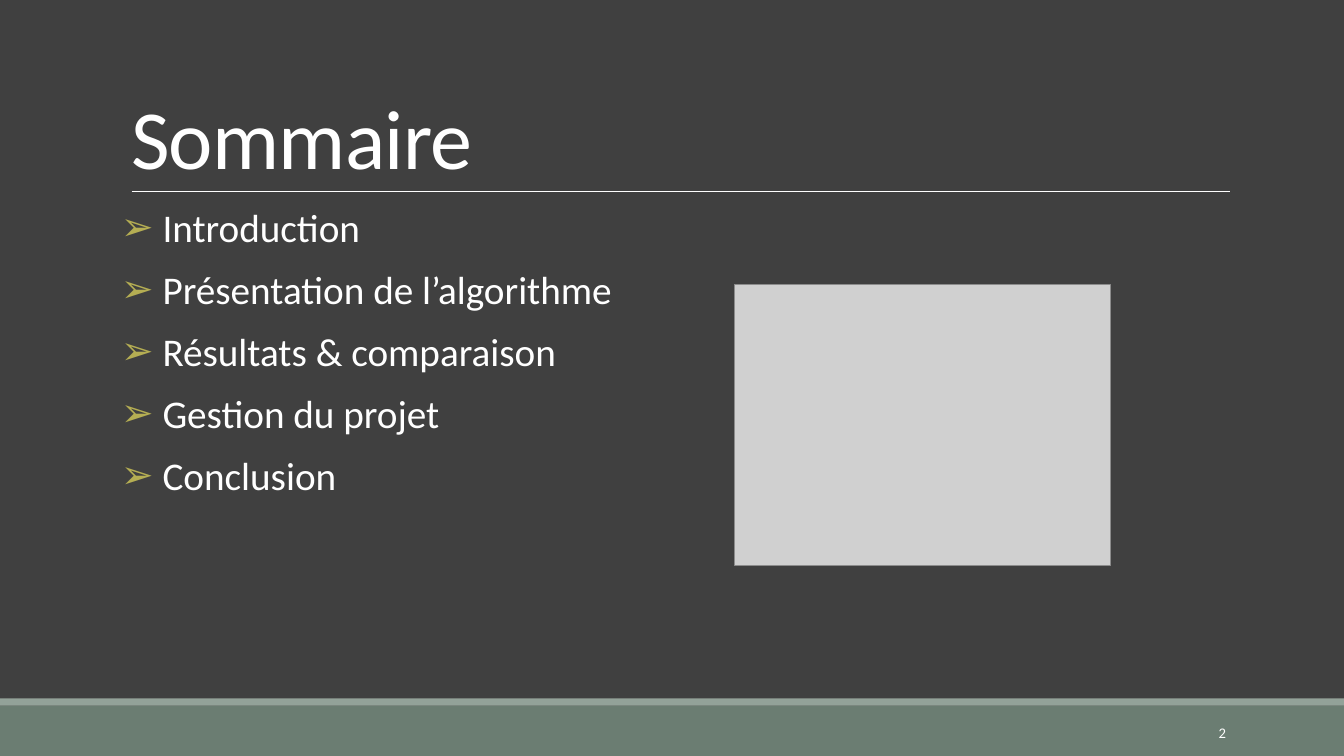
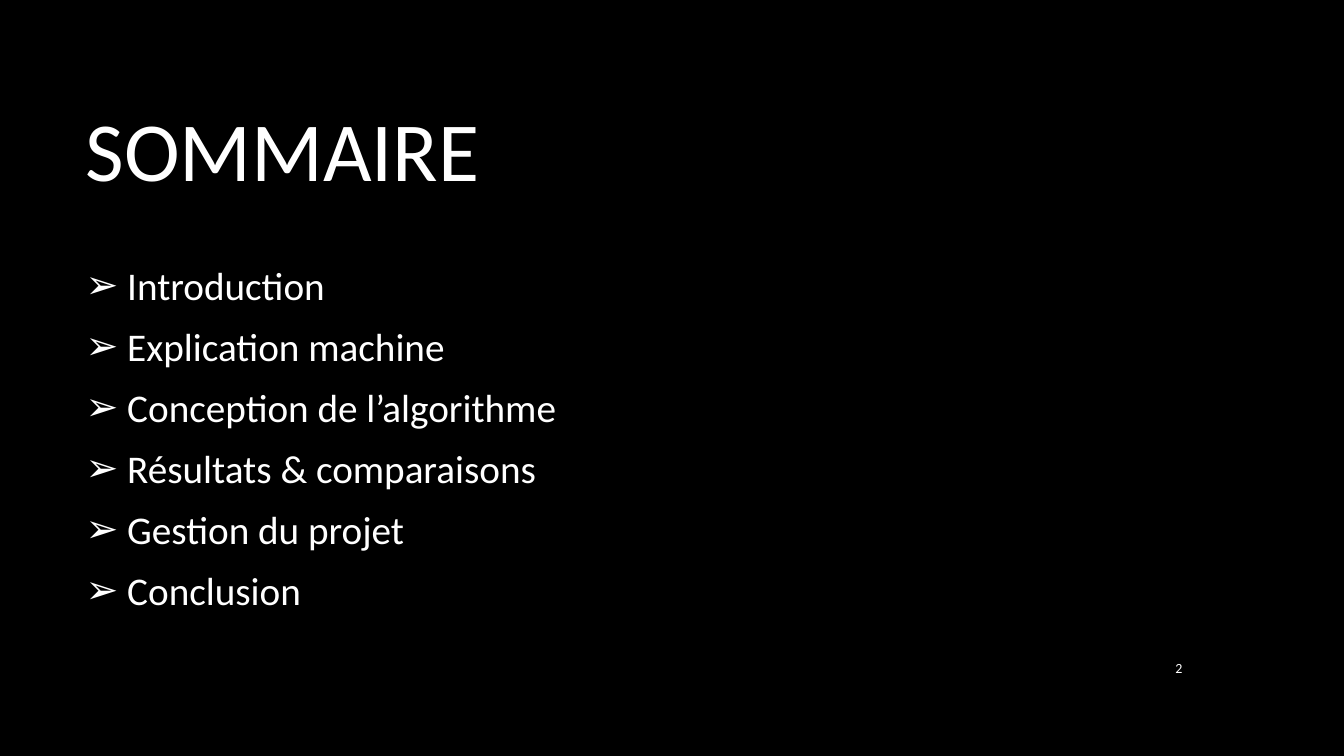
Before and after one commit to Olivier-Delierre/ABC-Algorithm, a slide deck: slide 2 of doc/diapo.pptx. Drawn at 1344x756 pixels with LibreOffice and Linux fonts; fonts in the diff are those of the drawing; grey boxes stand for pictures; background and template pictures are left out. Boxes give left, top, right and bottom in pixels: in the first picture for what was removed or moved away, otherwise in the second. Text is boxed around its words. In the diff, an @@ line names an element or a change of style, - is before the commit and + after.

```diff
--- a/doc/diapo.pptx
+++ b/doc/diapo.pptx
@@ background #404040 to picture (left out) @@
@@ title "SOMMAIRE" at (x1=86, y1=126, x2=480, y2=182): vertical alignment bottom to middle @@
@@ title at (x1=86, y1=126, x2=480, y2=182): text changed @@
-Sommaire
+SOMMAIRE
@@ line removed from (132, 192) to (1231, 192) @@
@@ text "Introduction" moved from (x1=163, y1=214, x2=611, y2=491) to (x1=127, y1=272, x2=556, y2=606) @@
@@ text "Introduction" at (x1=127, y1=272, x2=556, y2=606): vertical alignment top to middle @@
@@ text at (x1=127, y1=272, x2=404, y2=606): indent changed; line spacing 0.9 to 1; less space between paragraphs; bullet colour #B5AE53 to #FFFFFF @@
@@ picture removed at (x1=735, y1=284, x2=1110, y2=566) @@
@@ text at (x1=127, y1=333, x2=556, y2=490): text changed @@
-➢ Présentation de l’algorithme
-➢ Résultats & comparaison
+➢ Explication machine
+➢ Conception de l’algorithme
+➢ Résultats & comparaisons
@@ page number moved from (x1=1219, y1=728, x2=1226, y2=738) to (x1=1175, y1=664, x2=1182, y2=673) @@
@@ page number at (x1=1175, y1=664, x2=1182, y2=673): size 10.5 to 10 pt @@
@@ rectangle removed at (x1=0, y1=706, x2=1344, y2=756) @@
@@ rectangle removed at (x1=0, y1=699, x2=1344, y2=706) @@
```
Also in this commit, not shown: 5 other slides changed, 5 slides added, 2 slides removed.
